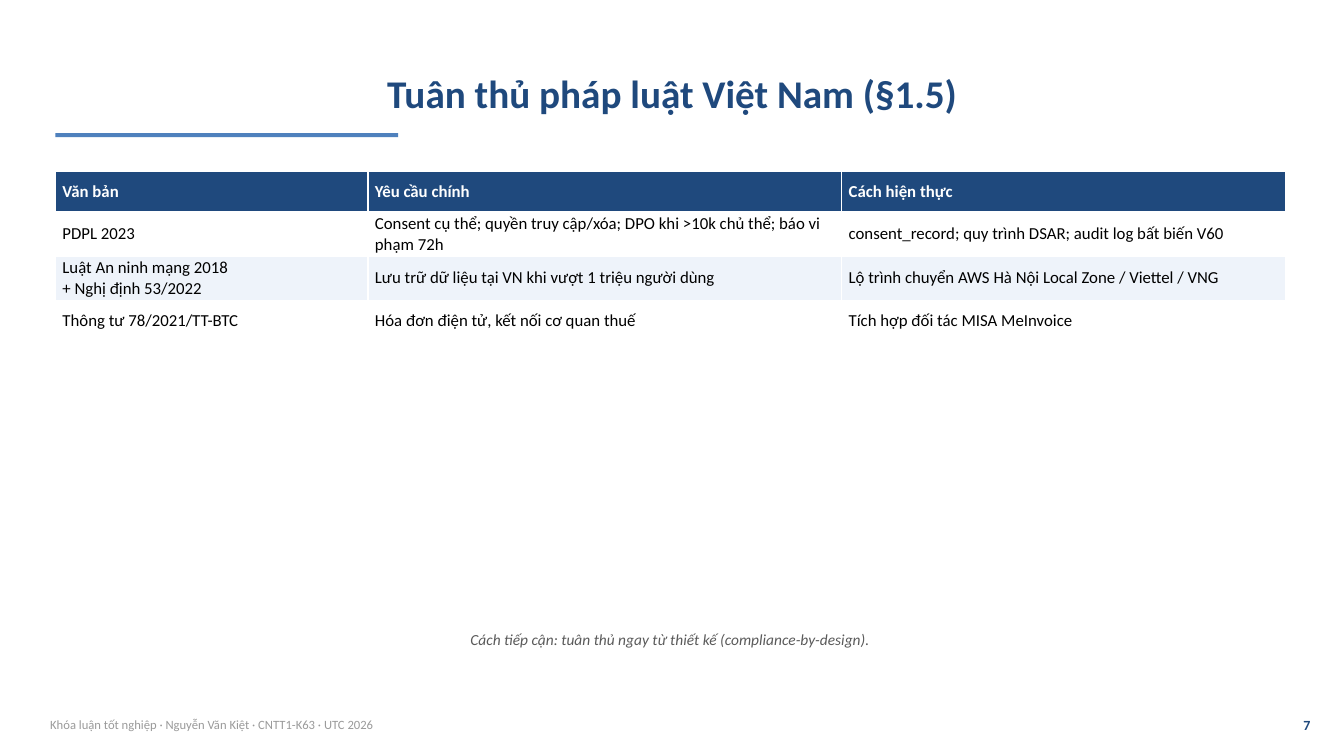
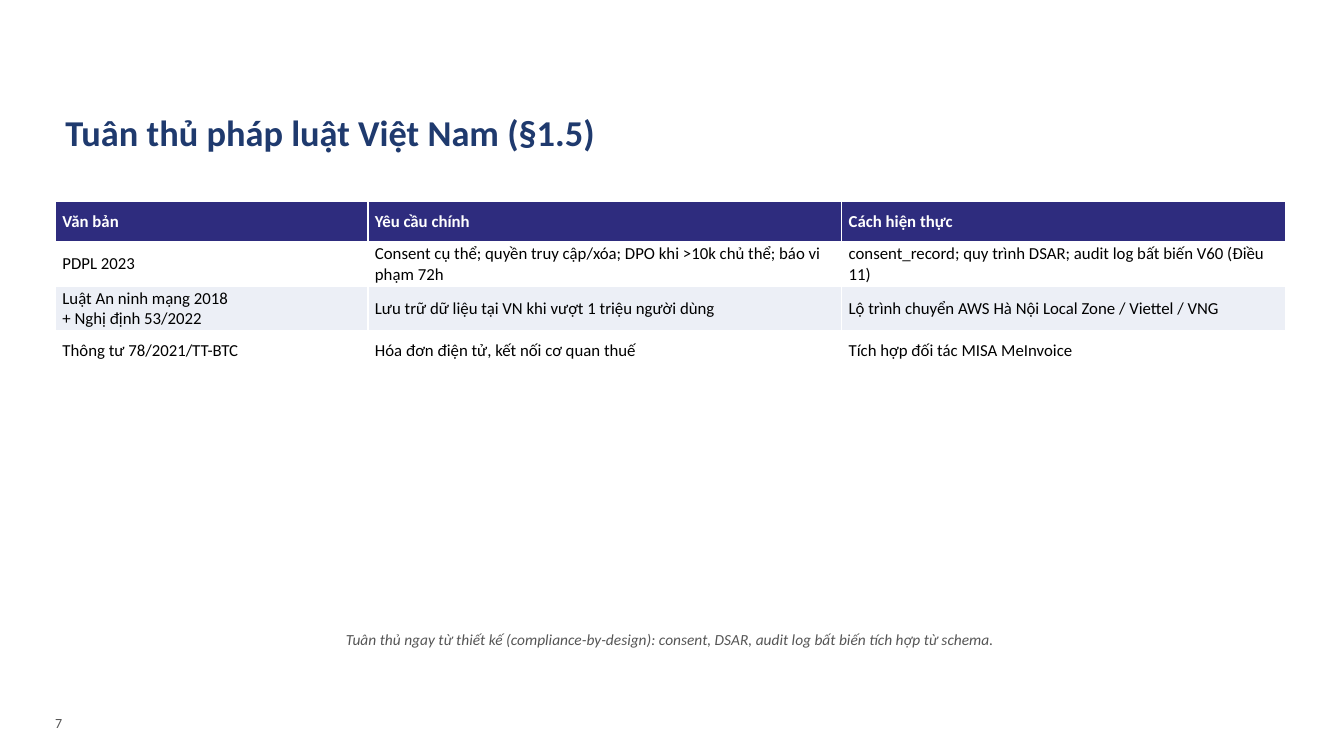
Before and after one commit to VictorAurelius/2026-Kite-Class-Platform, a slide deck: slide 7 of documents/08-thesis/defense/KiteHub-baove-khoaluan-20slide.pptx. Drawn at 1344x756 pixels with LibreOffice and Linux fonts; fonts in the diff are those of the drawing; background and template pictures are left out. Boxes give left, top, right and bottom in pixels: in the first picture for what was removed or moved away, otherwise in the second. Text is boxed around its words. In the diff, an @@ line names an element or a change of style, - is before the commit and + after.

Commit message:
docs(thesis): defense deck v3 — áp thiết kế template UTC + bỏ phụ lục
- Áp 3 ảnh nền template UTC (bìa ảnh trường / nội dung band xanh + logo /
  kết thúc header) vào background cấp slide; tiêu đề đặt dưới band
- Bỏ toàn bộ phụ lục — nội dung trình bày hết ở 22 slide chính
- Verify thị giác bằng mini-renderer PIL (LibreOffice WSL hỏng): bìa + nội
  dung + section đều đúng layout, 0 overflow, 18 ảnh figure thật

```diff
--- a/documents/08-thesis/defense/KiteHub-baove-khoaluan-20slide.pptx
+++ b/documents/08-thesis/defense/KiteHub-baove-khoaluan-20slide.pptx
@@ text "Tuân thủ pháp luật Việt ...": place and size @@
-text "Tuân thủ pháp luật Việt ..." at <box>387,79,957,115</box>
+text "Tuân thủ pháp luật Việt ..." at <box>65,119,594,153</box>
@@ text "Tuân thủ pháp luật Việt ..." at <box>65,119,594,153</box>: size 28 to 26 pt, text colour #1F497D to #1F3A6E; alignment centre to left; vertical alignment middle to top @@
@@ rectangle removed at <box>55,133,398,137</box> @@
@@ table at <box>55,202,1286,363</box> @@
-row 2, column 3: consent_record; quy trình DSAR; audit log bất biến V60
+row 2, column 3: consent_record; quy trình DSAR; audit log bất biến V60 (Điều 11)
@@ fill #1F497D to #2E2C7E in row 1 @@
@@ fill #EEF3FA to #ECEFF6 in row 3 @@
@@ table: place and size @@
-table at <box>55,171,1286,333</box>
+table at <box>55,202,1286,363</box>
@@ text at <box>346,633,993,648</box>: text changed; text colour #5A5A5A to #555555 @@
-Cách tiếp cận: tuân thủ ngay từ thiết kế (compliance-by-design).
+Tuân thủ ngay từ thiết kế (compliance-by-design): consent, DSAR, audit log bất biến tích hợp từ schema.
@@ text "7": place and size @@
-text "7" at <box>1303,721,1310,730</box>
+text "7" at <box>55,719,62,728</box>
@@ text "7" at <box>55,719,62,728</box>: text colour #1F497D to #555555, bold off; alignment right to left @@
@@ text removed at <box>50,719,374,731</box> @@
-Khóa luận tốt nghiệp · Nguyễn Văn Kiệt · CNTT1-K63 · UTC 2026
```
Also in this commit, not shown: 21 other slides changed, 5 slides removed, 5 other files.
